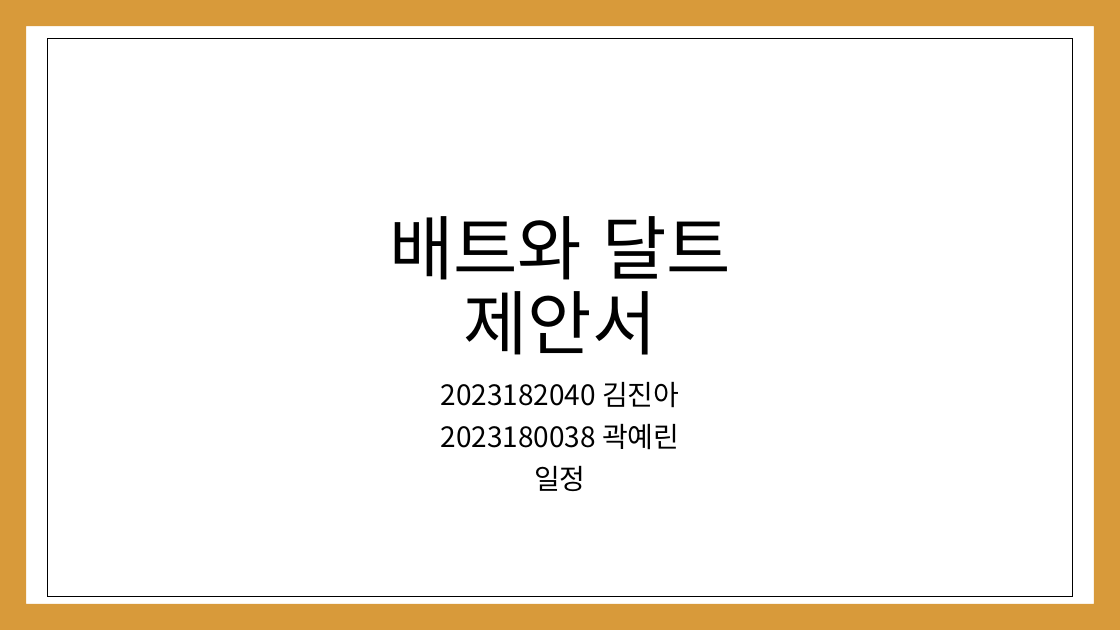
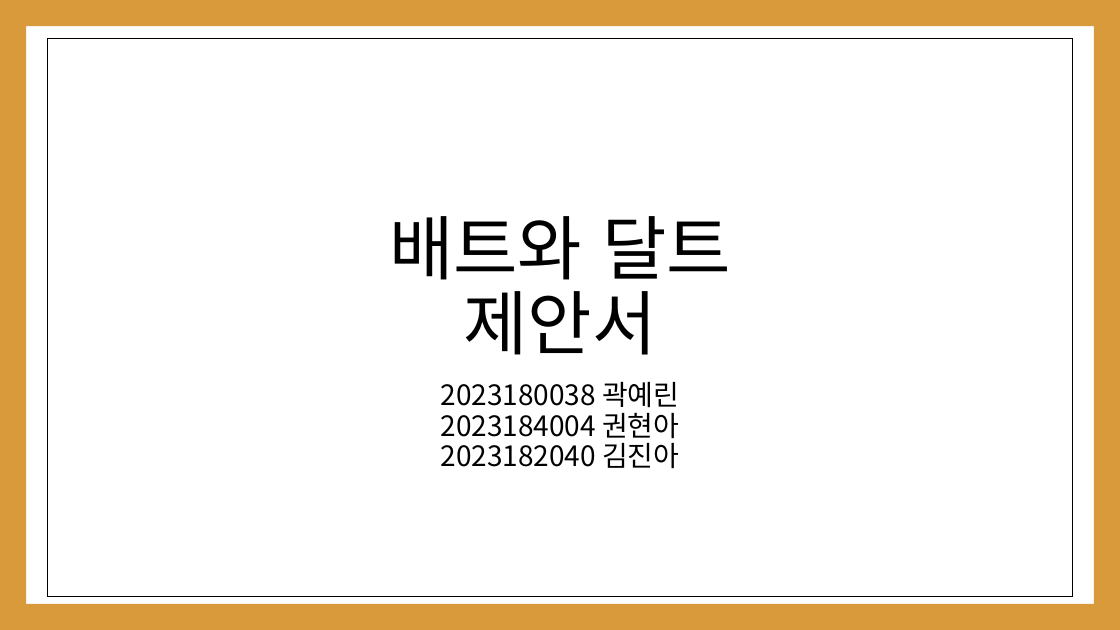
Before and after one commit to kwakyerin/2026_Graduation_Project, a slide deck: slide 1 of documents/HyunahKwon/01_works/01_designing/03_for_pt_professor/3차_배트와달트_정식제안서.pptx. Drawn at 1120x630 pixels with LibreOffice and Linux fonts; fonts in the diff are those of the drawing. Boxes give left, top, right and bottom in pixels: in the first picture for what was removed or moved away, otherwise in the second. Text is boxed around its words. In the diff, an @@ line names an element or a change of style, - is before the commit and + after.

Commit message:
(확인 불필요)기획_제출 제안서 작성 중

```diff
--- a/documents/HyunahKwon/01_works/01_designing/03_for_pt_professor/3차_배트와달트_정식제안서.pptx
+++ b/documents/HyunahKwon/01_works/01_designing/03_for_pt_professor/3차_배트와달트_정식제안서.pptx
@@ subtitle at [440,381,679,469]: text changed @@
-2023182040 김진아
-2023180038 곽예린
-일정
+2023180038 곽예린
+2023184004 권현아
+2023182040 김진아
```
Also in this commit, not shown: 2 other slides changed, 3 other files.
